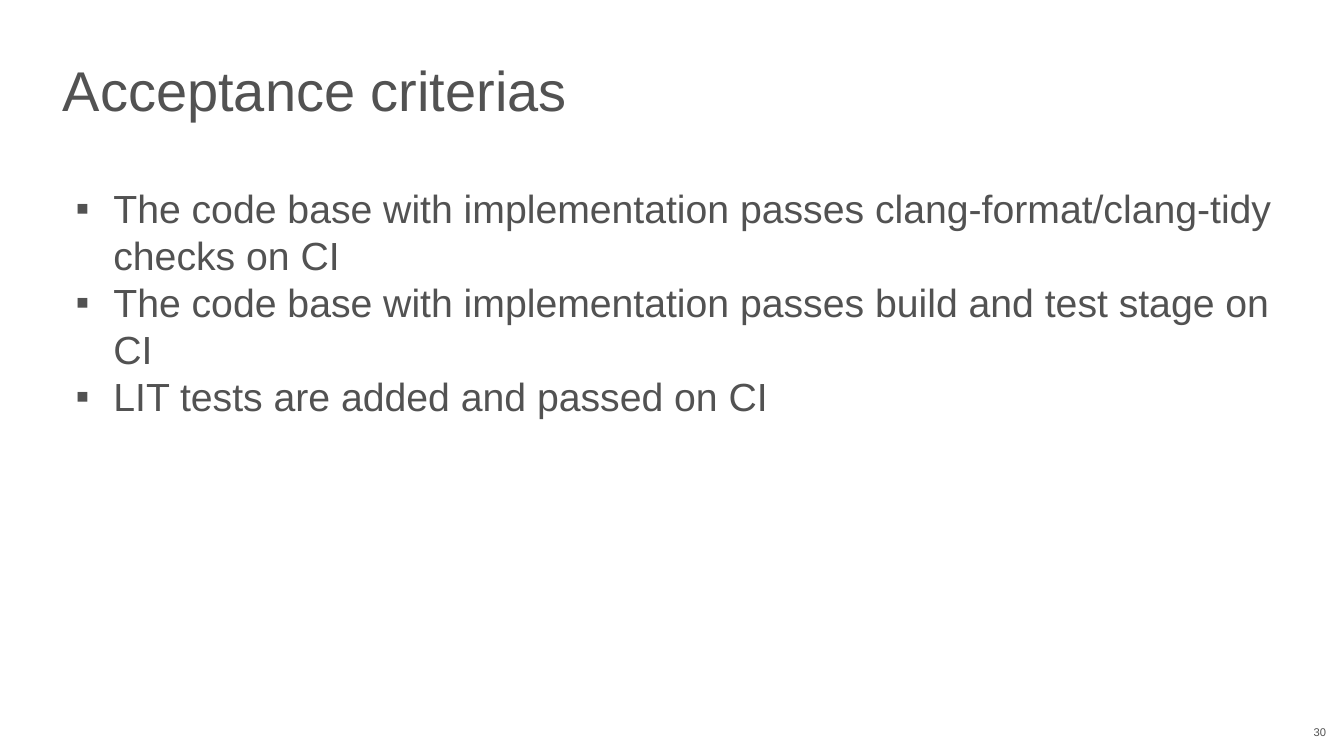
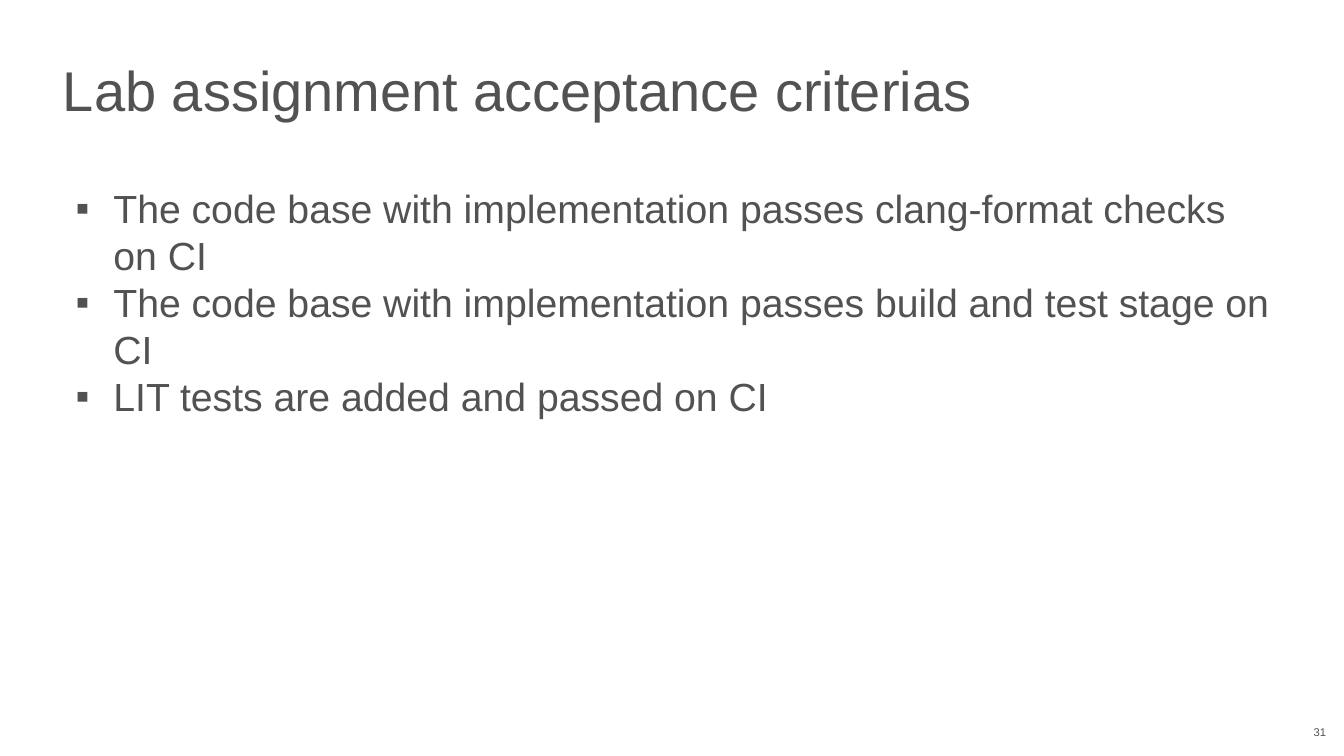
Before and after one commit to NN-complr-tech/Complr-course-lectures, a slide deck: slide 31 of 03-Clang-AST-and-static-analysis.pptx (slide 30 before the commit). Drawn at 1344x756 pixels with LibreOffice and Linux fonts; fonts in the diff are those of the drawing. Boxes give left, top, right and bottom in pixels: in the first picture for what was removed or moved away, otherwise in the second. Text is boxed around its words. In the diff, an @@ line names an element or a change of style, - is before the commit and + after.

Commit message:
Add 03-Clang-AST-and-static-analysis slides (2026)

```diff
--- a/03-Clang-AST-and-static-analysis.pptx
+++ b/03-Clang-AST-and-static-analysis.pptx
@@ title at (x1=63, y1=70, x2=971, y2=121): text changed @@
-Acceptance criterias
+Lab assignment acceptance criterias
@@ text at (x1=113, y1=194, x2=1225, y2=271): text changed @@
-▪ The code base with implementation passes clang-format/clang-tidy checks on CI
+▪ The code base with implementation passes clang-format checks on CI
@@ page number at (x1=1314, y1=728, x2=1326, y2=736): text changed @@
-30
+31
```
Also in this commit, not shown: 15 other slides changed, 4 slides added, 2 slides removed.
